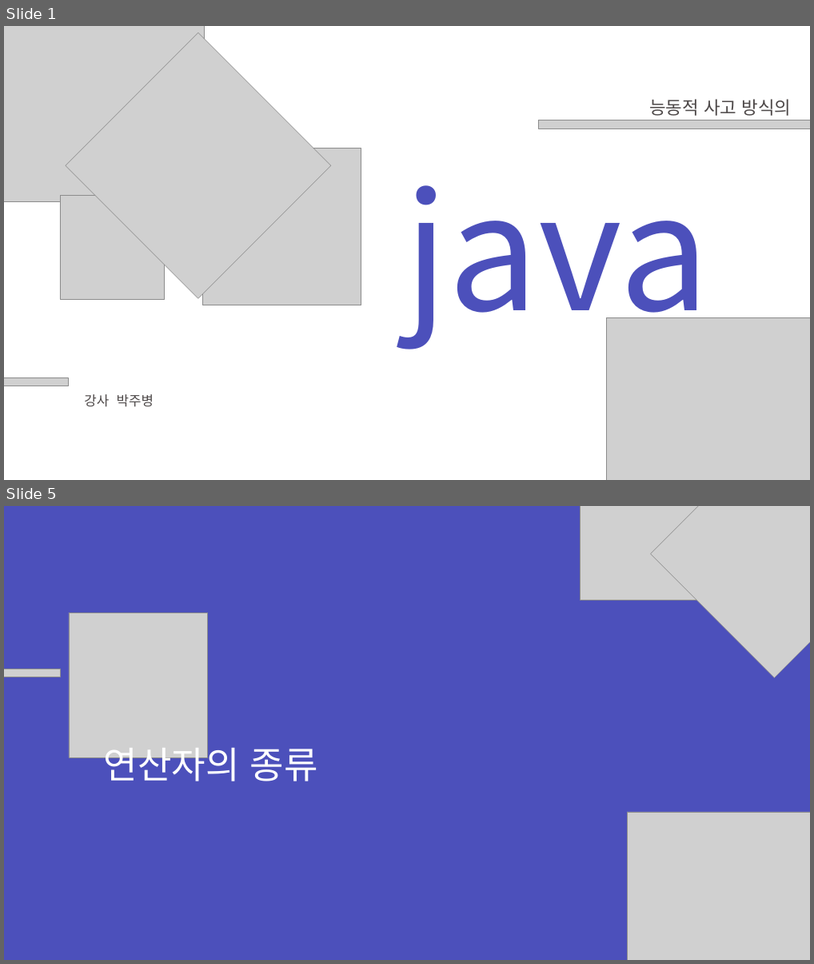
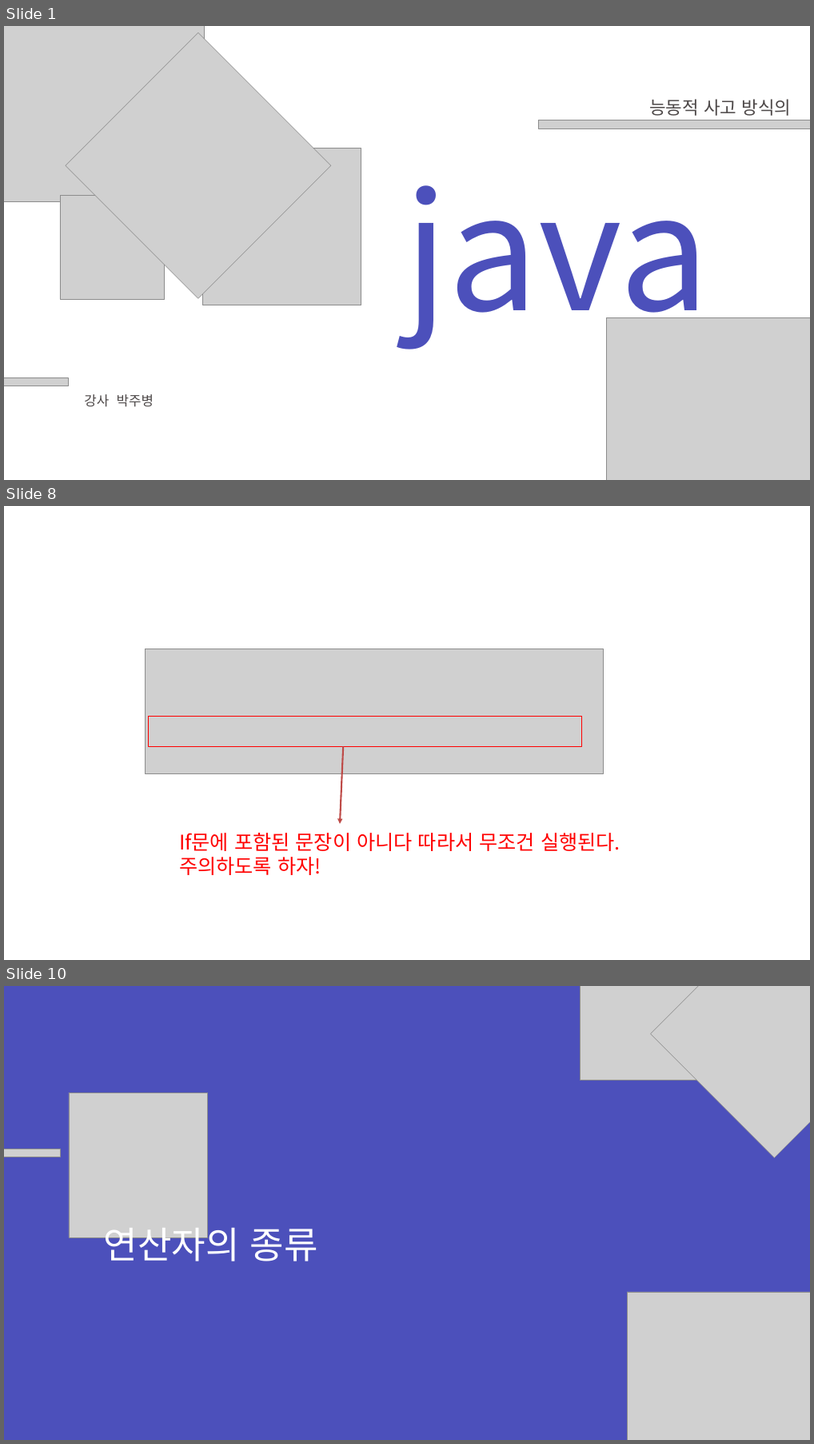
Before and after one commit to zest132/JavaLecture, a slide deck: JavaLecture/LectureFile/java 3강.pptx. Shown one above the other, each under a label of ours: slides 1 and 5 before the commit, slides 1, 8 and 10 after it; the slides between them are not shown. The pictures are 814x964 and 814x1444 pixels, drawn with LibreOffice and Linux fonts; fonts in the diff are those of the drawing; grey boxes stand for pictures. Boxes give left, top, right and bottom in pixels: in the first picture for what was removed or moved away, otherwise in the second. Text is boxed around its words. In the diff, an @@ line names an element or a change of style, - is before the commit and + after.

```diff
--- a/JavaLecture/LectureFile/java 3강.pptx
+++ b/JavaLecture/LectureFile/java 3강.pptx
@@ slide 8 added at box(4, 506, 810, 960), background #FFFFFF @@
@@ picture added at box(145, 648, 603, 773) @@
@@ rectangle added at box(148, 716, 582, 746), outline #FF0000 2 pt @@
@@ arrow added from (343, 746) to (340, 824), #BF4C48 3 pt @@
@@ text added at box(179, 832, 621, 875), 36 pt, text #FF0000 @@
+If문에 포함된 문장이 아니다 따라서 무조건 실행된다. 주의하도록 하자!
@@ what was slide 5 is now slide 10 @@
```
Also in this commit, not shown: 1 slide changed, 6 other slides added, 2 slides removed, 5 other files.
